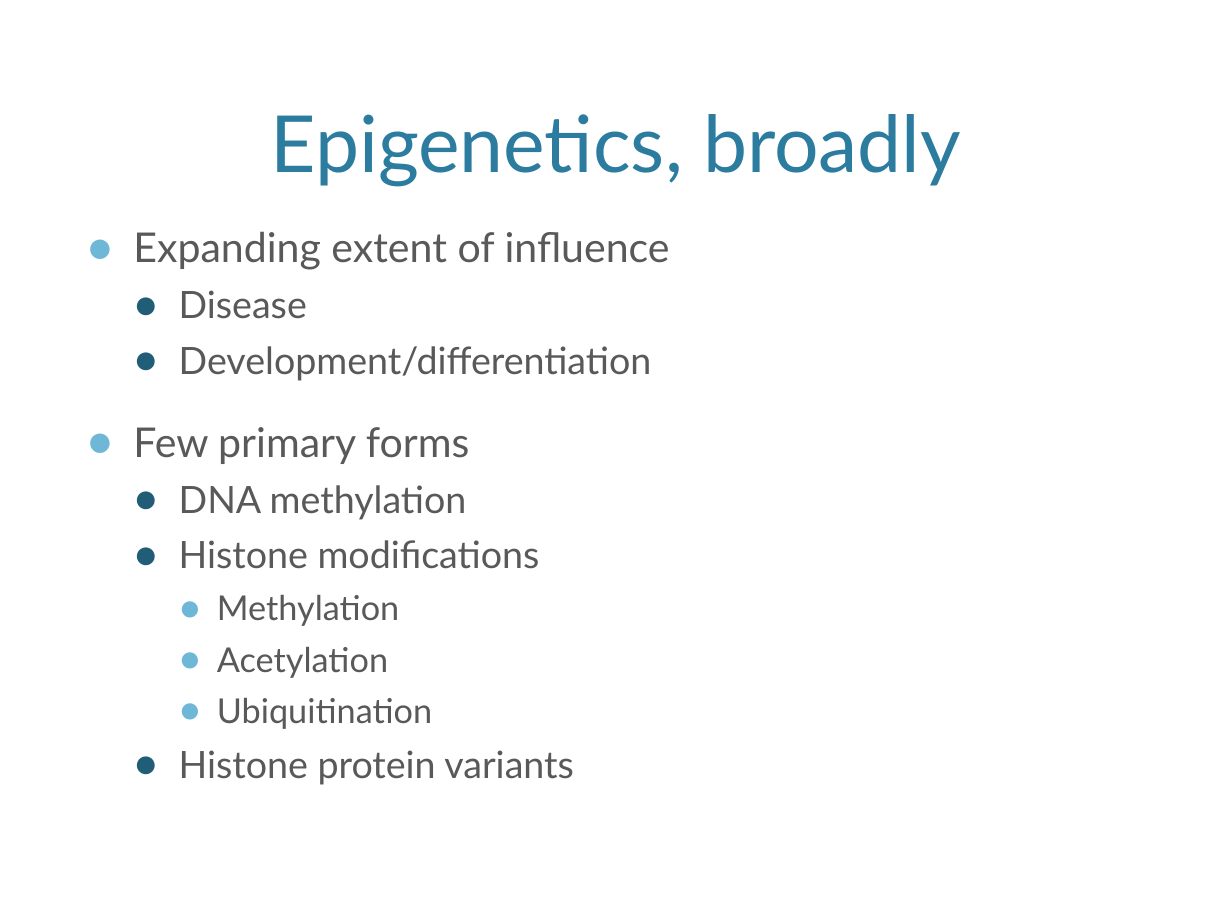
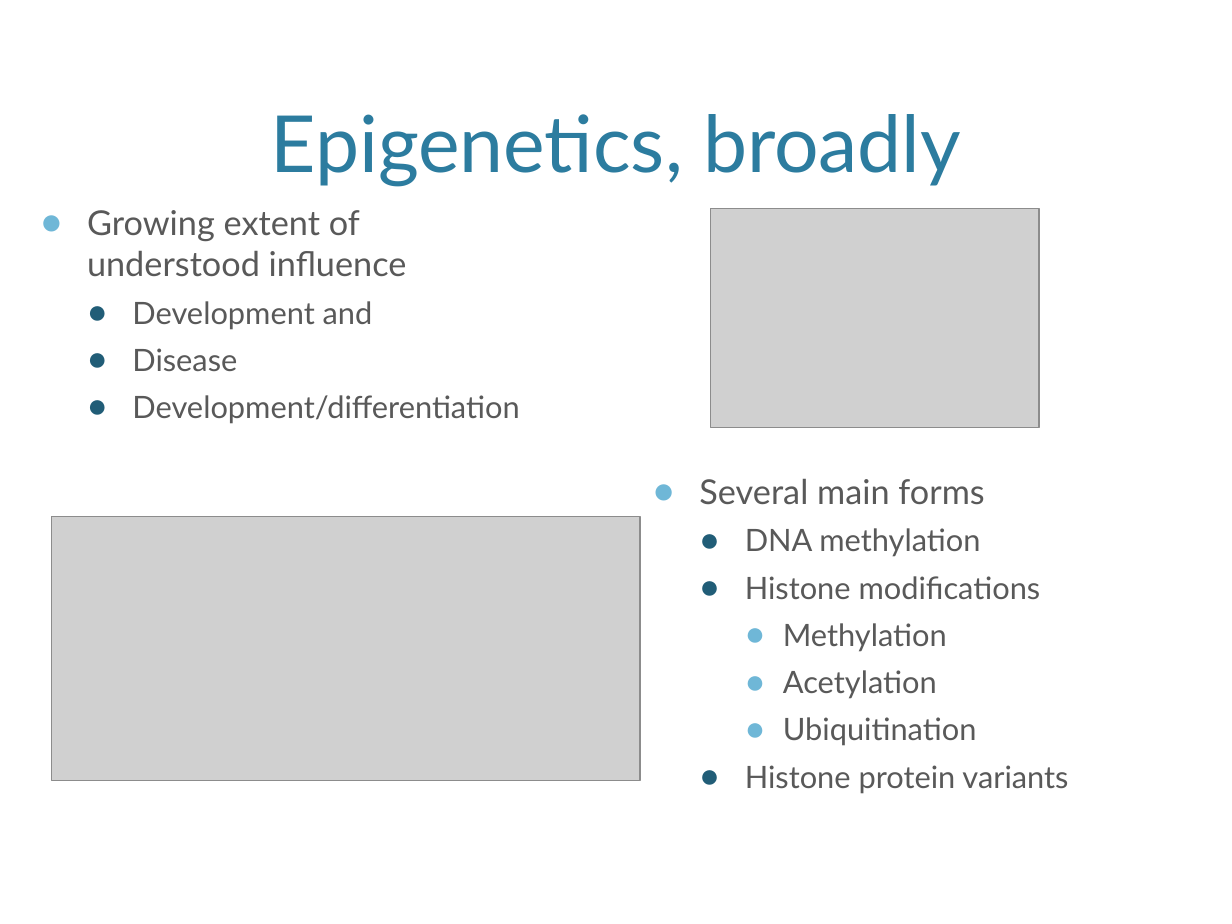
Before and after one commit to vreuter/jekeal, a slide deck: slide 5 of KipnisLabMeeting_2017-03-13.pptx (slide 4 before the commit). Drawn at 1232x924 pixels with LibreOffice and Linux fonts; fonts in the diff are those of the drawing; grey boxes stand for pictures; background and template pictures are left out. Boxes give left, top, right and bottom in pixels: in the first picture for what was removed or moved away, otherwise in the second. Text is boxed around its words. In the diff, an @@ line names an element or a change of style, - is before the commit and + after.

Commit message:
a bit more on methylation

```diff
--- a/KipnisLabMeeting_2017-03-13.pptx
+++ b/KipnisLabMeeting_2017-03-13.pptx
@@ text "Growing extent of understood influence": place and size @@
-text "Growing extent of understood influence" at (133,231,670,785)
+text "Growing extent of understood influence" at (87,210,519,424)
@@ picture added at (711,209,1039,428) @@
@@ text at (87,210,407,330): text changed; size 24 to 20 pt @@
-● Expanding extent of influence
+● Growing extent of understood influence
+  ● Development and
@@ text at (132,348,519,424): size 22 to 18 pt in "Disease", "Development/differentiation" @@
@@ text at (133,427,573,785): paragraphs removed @@
-● Few primary forms
-  ● DNA methylation
-  ● Histone modifications
-    ● Methylation
-    ● Acetylation
-    ● Ubiquitination
-  ● Histone protein variants
@@ text added at (699,479,1068,794), 18 pt, text #595959 @@
+● Several main forms
+  ● DNA methylation
+  ● Histone modifications
+    ● Methylation
+    ● Acetylation
+    ● Ubiquitination
+  ● Histone protein variants
@@ picture added at (52,516,641,780) @@
```
Also in this commit, not shown: 3 other slides changed, 8 slides added, 2 slides removed, 1 other file.
